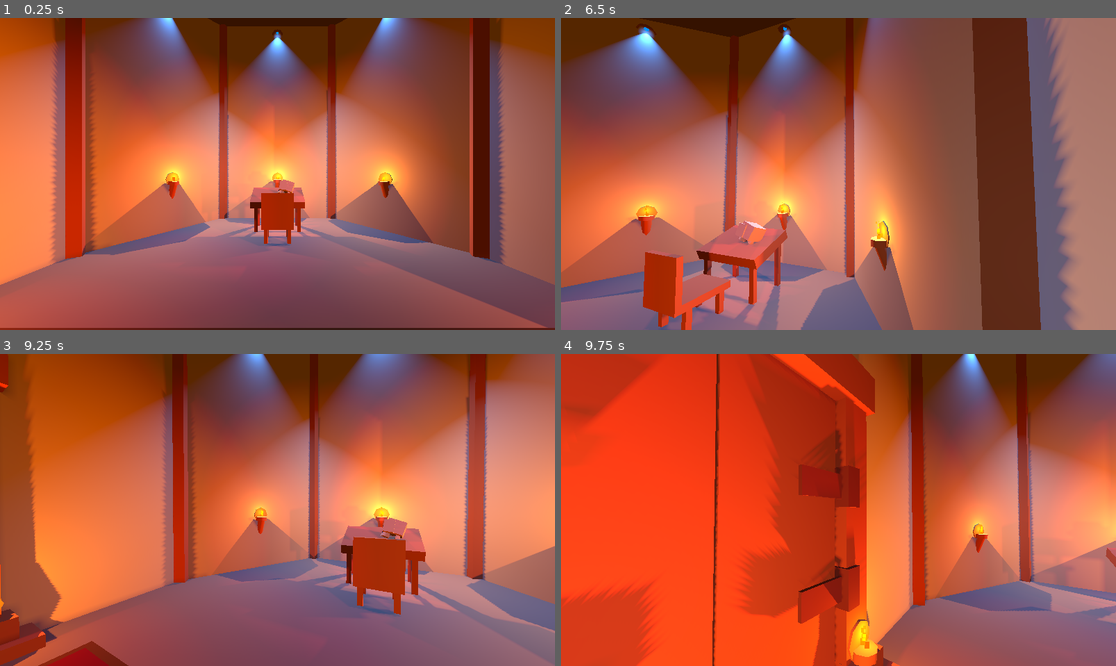
Above: before the commit, frames 1-4 (two rows, left to right).
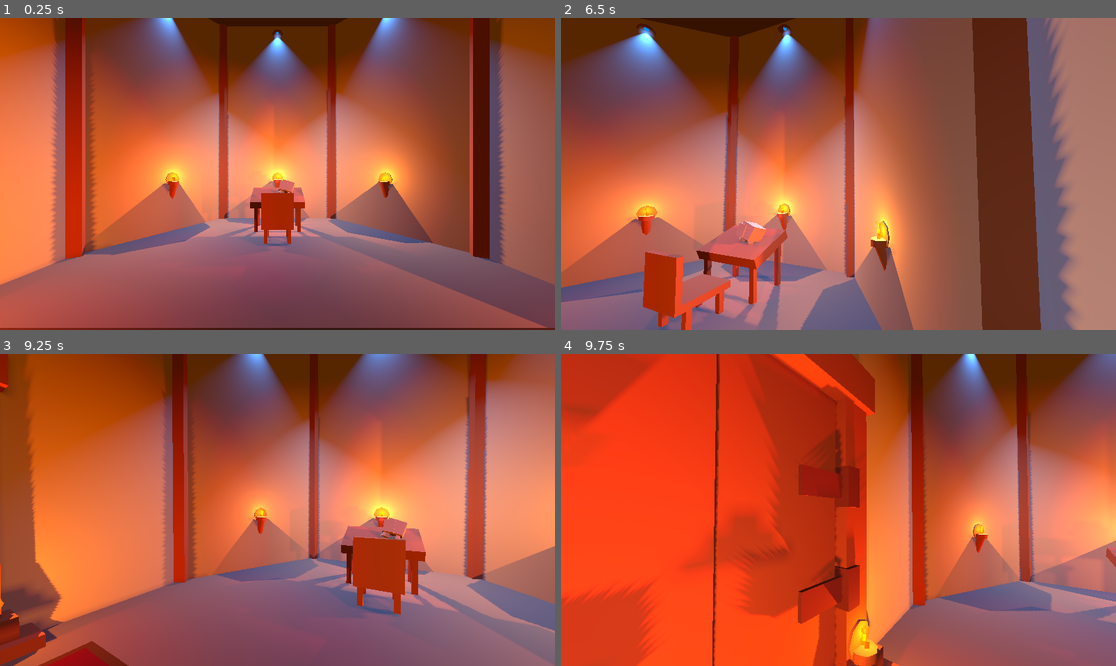
Above: after the commit, the same moments.

Repository: Tchetchouille/ijo-musi
Game: Godot game, scene res://Scenes/SystemsAndManagers/main.tscn
The game is run twice, just before and just after one commit, with the same random seed, the same clock (stepped at 60 frames per second) and the same inputs.
Inputs (mouse positions are in pixels of both pictures, inside the frame that each line leads up to):
- Up to frame 1 (0.25 s): no input
- Up to frame 2 (6.5 s): move the mouse to (832, 180) at 0.52 s; press the mouse at (832, 180) at 0.53 s; hold Space (fly_up) 0.53-2.78 s; move the mouse to (877, 177) at 1.27 s; release the mouse at (877, 177) at 1.28 s; click (877, 177) at 1.35 s; move the mouse to (794, 170) at 2.02 s; hold Right mouse button (secondary_action) 2.03-2.78 s; click (794, 170) at 2.3 s; tap Enter at 2.75 s; move the mouse to (844, 174) at 2.77 s; hold A (left) 2.78-3.53 s; click (844, 174) at 2.85 s; move the mouse to (816, 167) at 3.52 s; press the mouse at (816, 167) at 3.53 s; hold Space (fly_up) 3.53-5.78 s; move the mouse to (866, 174) at 4.27 s; release the mouse at (866, 174) at 4.28 s; right-click (866, 174) at 4.35 s; click (866, 174) at 4.55 s; move the mouse to (810, 174) at 5.02 s; press the mouse at (810, 174) at 5.03 s; move the mouse to (849, 167) at 5.77 s; release the mouse at (849, 167) at 5.78 s; hold D (right) from 5.78 s (still down); click (849, 167) at 5.85 s
- Up to frame 3 (9.25 s): move the mouse to (271, 516) at 6.52 s; release D (right) at 6.53 s; hold Right mouse button (secondary_action) 6.53-7.28 s; hold Space (fly_up) 6.53-8.78 s; click (271, 516) at 6.8 s; move the mouse to (316, 513) at 7.27 s; click (316, 513) at 7.35 s; move the mouse to (233, 506) at 8.02 s; press the mouse at (233, 506) at 8.03 s; move the mouse to (283, 510) at 8.77 s; release the mouse at (283, 510) at 8.78 s; hold A (left) from 8.78 s (still down); right-click (283, 510) at 8.85 s; click (283, 510) at 9.05 s
- Up to frame 4 (9.75 s): move the mouse to (816, 503) at 9.52 s; release A (left) at 9.53 s; press the mouse at (816, 503) at 9.53 s; hold Space (fly_up) from 9.53 s (still down)

Frames 1-2 are identical in both runs. In frame 3, 0.6% of the frame differs, in the area x 0-11%, y 74-89%; in frame 4, 1.8%, in the area x 22-59%, y 50-100%.
Error before the commit: Parse Error: Expected end of statement after expression, found "Identifier" instead. (res://Scenes/SystemsAndManagers/tool_screen.gd:24)

Commit message:
fixed ilo toki glitch
fixed glitch: clicking outside of the ilo toki screen froze the game.

Diff:
--- a/Godot Project/Actual ijo musi Project/actual-ijo-musi-project/Scenes/SystemsAndManagers/player_character.tscn
+++ b/Godot Project/Actual ijo musi Project/actual-ijo-musi-project/Scenes/SystemsAndManagers/player_character.tscn
@@ -59,6 +59,17 @@
 cull_mask = 1048067
 fov = 40.0
 script = ExtResource("3_76q7t")
+
+[node name="LocalReference" type="Node3D" parent="CameraController/CharacterCamera/ToolViewport/ToolCamera"]
+
+[node name="X" type="Marker3D" parent="CameraController/CharacterCamera/ToolViewport/ToolCamera/LocalReference"]
+transform = Transform3D(1, 0, 0, 0, 1, 0, 0, 0, 1, 1, 0, 0)
+
+[node name="Y" type="Marker3D" parent="CameraController/CharacterCamera/ToolViewport/ToolCamera/LocalReference"]
+transform = Transform3D(1, 0, 0, 0, 1, 0, 0, 0, 1, 0, 1, 0)
+
+[node name="Z" type="Marker3D" parent="CameraController/CharacterCamera/ToolViewport/ToolCamera/LocalReference"]
+transform = Transform3D(1, 0, 0, 0, 1, 0, 0, 0, 1, 0, 0, 1)
 
 [node name="TorchTest" type="OmniLight3D" parent="CameraController/CharacterCamera"]
 transform = Transform3D(1, 0, 0, 0, 1, 0, 0, 0, 1, 0, -0.391102, 0)
@@ -168,14 +179,3 @@
 [node name="StaticBody3D3" type="MeshInstance3D" parent="CameraController/CharacterCamera/ToolController/Hand/Model"]
 transform = Transform3D(0.0385339, 1.49012e-08, 0, 0, 0.167154, 0, 0, 0, 0.02, 0.0101811, -0.124598, 0)
 mesh = SubResource("BoxMesh_ilob1")
-
-[node name="LocalReference" type="Node3D" parent="CameraController"]
-
-[node name="X" type="Marker3D" parent="CameraController/LocalReference"]
-transform = Transform3D(1, 0, 0, 0, 1, 0, 0, 0, 1, 1, 0, 0)
-
-[node name="Y" type="Marker3D" parent="CameraController/LocalReference"]
-transform = Transform3D(1, 0, 0, 0, 1, 0, 0, 0, 1, 0, 1, 0)
-
-[node name="Z" type="Marker3D" parent="CameraController/LocalReference"]
-transform = Transform3D(1, 0, 0, 0, 1, 0, 0, 0, 1, 0, 0, 1)
--- a/Godot Project/Actual ijo musi Project/actual-ijo-musi-project/Scenes/SystemsAndManagers/tool_screen.gd
+++ b/Godot Project/Actual ijo musi Project/actual-ijo-musi-project/Scenes/SystemsAndManagers/tool_screen.gd
@@ -4,7 +4,7 @@
 @onready var main_cam : Camera3D = $"../../../.."
 @onready var tool_cam : Camera3D = $"../../../../ToolViewport/ToolCamera"
 @onready var hand : Node3D = $"../../../Hand"
-@onready var local_ref : Node3D = $"../../../../../LocalReference"
+@onready var local_ref : Node3D = $"../../../../ToolViewport/ToolCamera/LocalReference"
 
 var ray_length = 1000
 
@@ -19,34 +19,31 @@
 		ray_to_screen.collide_with_areas = true
 		ray_to_screen.collide_with_bodies = false
 		var point_on_screen = get_world_3d().direct_space_state.intersect_ray(ray_to_screen)
-		var old_vector = point_on_screen["position"] - tool_cam.global_position
+		if not point_on_screen.is_empty():
+			var old_vector = point_on_screen["position"] - tool_cam.global_position
 
-		REREAD THIS : https://en.wikipedia.org/wiki/Vector_projection
-		# project vector on the coordinates of the "screen space"
-		# since I have defined local_ref to have coordinates vectors of norm 1, the formula is simple:
-		print(old_vector)
-		print(local_ref.get_child(0).global_position - tool_cam.global_position)
-		var new_x = old_vector.dot(local_ref.get_child(0).global_position - tool_cam.global_position)
-		var new_y = old_vector.dot(local_ref.get_child(1).global_position - tool_cam.global_position)
-		var new_z = old_vector.dot(local_ref.get_child(2).global_position - tool_cam.global_position)
-		# Then I can apply my transformation to these new vectors
-		var fov_ratio = main_cam.fov / tool_cam.fov
-		new_x = new_x * fov_ratio
-		new_y = new_y * fov_ratio
-		# And finally use them to calculate the new vector
-		var new_vector = new_x + new_y + new_z
+			# project vector on the coordinates of the "screen space"
+			# since I have defined local_ref to have coordinates vectors of norm 1, the formula is simple:
+			var new_x = old_vector.dot(local_ref.get_child(0).global_position - tool_cam.global_position)
+			var new_y = old_vector.dot(local_ref.get_child(1).global_position - tool_cam.global_position)
+			var new_z = old_vector.dot(local_ref.get_child(2).global_position - tool_cam.global_position)
+			# Then I can apply my transformation to these new vectors
+			var fov_ratio = main_cam.fov / tool_cam.fov
+			new_x = new_x * fov_ratio
+			new_y = new_y * fov_ratio
+			# And finally use them to calculate the new vector
+			var new_vector = Vector3(new_x, new_y, new_z)
 
-
-		# And now we can finally cast a ray from the tool to see if there is an object on its path
-		var ray_to_obj_start = tool_cam.global_position
-		var ray_to_obj_direction = (ray_to_obj_start + new_vector).normalized()
-		var ray_to_obj_end = ray_to_obj_direction * ray_length
-		var ray_to_obj = PhysicsRayQueryParameters3D.create(ray_to_obj_start, ray_to_obj_end)
-		ray_to_obj.collide_with_areas = false
-		ray_to_obj.collide_with_bodies = true
-		var hit = get_world_3d().direct_space_state.intersect_ray(ray_to_obj)
-		# debug
-		var test_scene = load("res://Scenes/Objects/Furniture/basic_lamp.tscn")
-		var instance = test_scene.instantiate()
-		$"../../../../../../..".add_child(instance)
-		instance.global_position = ray_to_obj_direction
+			# And now we can finally cast a ray from the tool to see if there is an object on its path
+			var ray_to_obj_start = tool_cam.global_position
+			var ray_to_obj_direction = (ray_to_obj_start + new_vector).normalized()
+			var ray_to_obj_end = ray_to_obj_direction * ray_length
+			var ray_to_obj = PhysicsRayQueryParameters3D.create(ray_to_obj_start, ray_to_obj_end)
+			ray_to_obj.collide_with_areas = false
+			ray_to_obj.collide_with_bodies = true
+			var hit = get_world_3d().direct_space_state.intersect_ray(ray_to_obj)
+			# debug
+			var test_scene = load("res://Scenes/Objects/Furniture/basic_lamp.tscn")
+			var instance = test_scene.instantiate()
+			$"../../../../../../..".add_child(instance)
+			instance.global_position = ray_to_obj_direction
